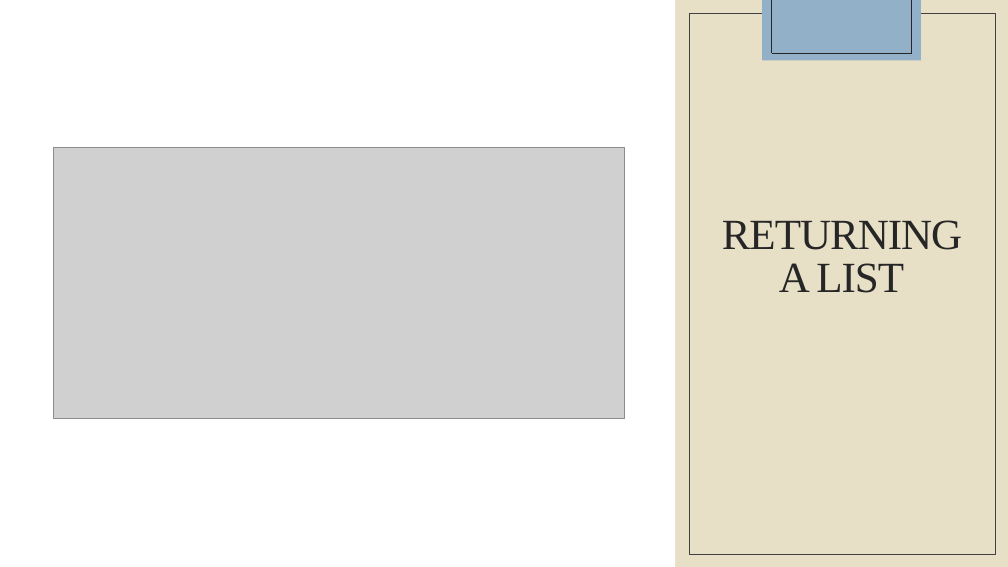
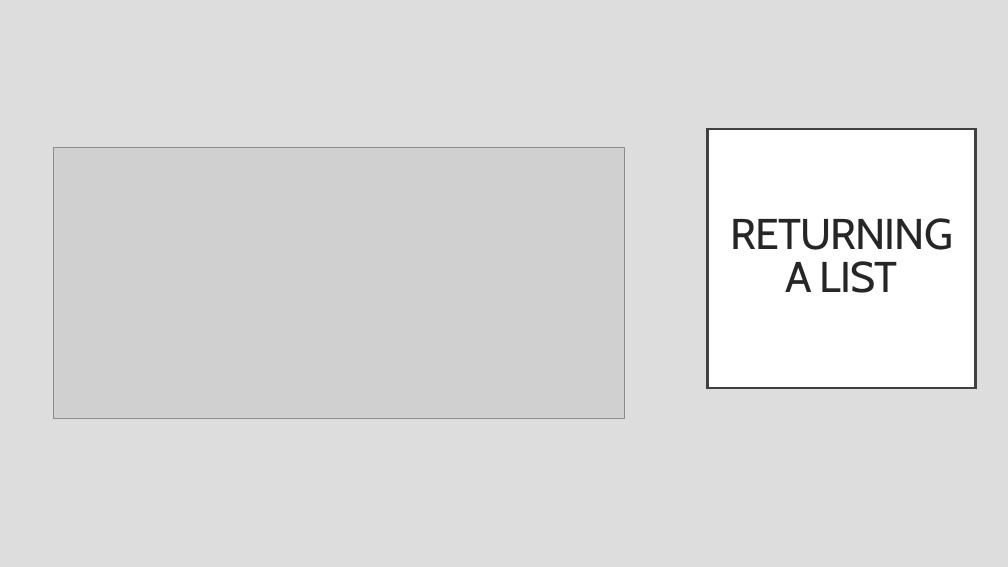
Before and after one commit to rsera/Junior-Knights, a slide deck: slide 15 of Python Day 8 Functions.pptx (slide 13 before the commit). Drawn at 1008x567 pixels with LibreOffice and Linux fonts; fonts in the diff are those of the drawing; grey boxes stand for pictures; background and template pictures are left out. Boxes give left, top, right and bottom in pixels: in the first picture for what was removed or moved away, otherwise in the second. Text is boxed around its words. In the diff, an @@ line names an element or a change of style, - is before the commit and + after.

```diff
--- a/Python Day 8 Functions.pptx
+++ b/Python Day 8 Functions.pptx
@@ background picture (left out) to #DDDDDD @@
@@ rectangle removed at box(0, 0, 1008, 567) @@
@@ rectangle removed at box(0, 0, 675, 567) @@
@@ rectangle removed at box(689, 14, 996, 554) @@
@@ rectangle removed at box(762, 0, 921, 60) @@
@@ line removed from (772, 0) to (772, 53) @@
@@ line removed from (912, 0) to (912, 53) @@
@@ line removed from (772, 53) to (912, 53) @@
@@ rectangle removed at box(108, 105, 900, 461) @@
@@ title "RETURNING A LIST": place and size @@
-title "RETURNING A LIST" at box(722, 220, 962, 293)
+title "RETURNING A LIST" at box(708, 129, 975, 389)
@@ title "RETURNING A LIST" at box(708, 129, 975, 389): font Times New Roman to Cabin; fill none to #FFFFFF; outline none to #404040 2.5 pt @@
```
Also in this commit, not shown: 19 other slides changed, 2 slides added, 13 other files.
